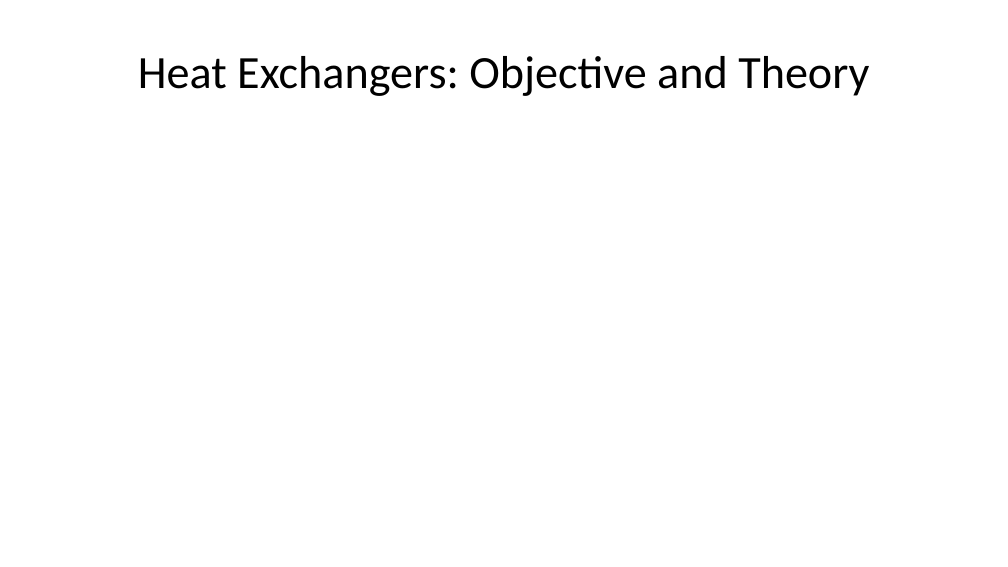
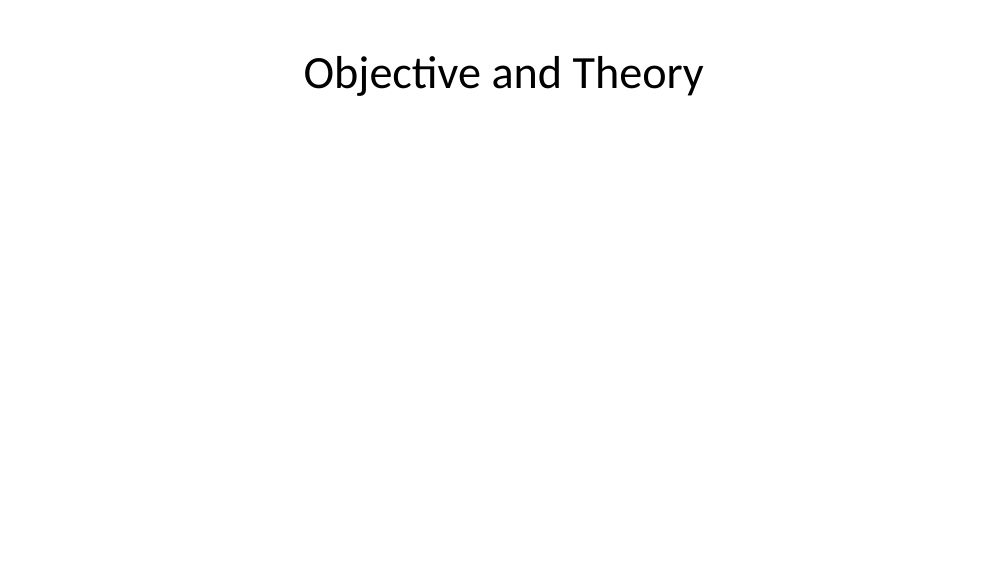
Before and after one commit to volumen25/simlabs, a slide deck: slide 24 of UC2026_simlabs.pptx (slide 15 before the commit). Drawn at 1008x567 pixels with LibreOffice and Linux fonts; fonts in the diff are those of the drawing. Boxes give left, top, right and bottom in pixels: in the first picture for what was removed or moved away, otherwise in the second. Text is boxed around its words. In the diff, an @@ line names an element or a change of style, - is before the commit and + after.

```diff
--- a/UC2026_simlabs.pptx
+++ b/UC2026_simlabs.pptx
@@ title at bbox=[304, 56, 704, 96]: text changed @@
-Heat Exchangers: Objective and Theory
+Objective and Theory
```
Also in this commit, not shown: 6 other slides changed, 18 slides added, 6 slides removed, 7 other files.
